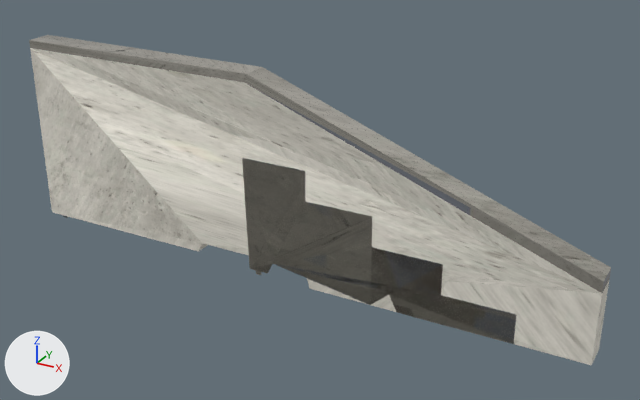
The glTF model public/katalog/modelle/railslide-98-38.gltf as it was, and as the next commit left it.
Before and after are seen from a 50 mm lens placed at (1.93, -3.2, 2.03), pointed at (0.15, 0.04, 0.41). Arrows for +X, +Y and +Z are at lower left; the lights stay in place. The first picture is the older version. Vertices at exactly the same position are counted once.

The scene before the commit, as lines of its bpy script (objects in view):
```python
me_sk0057_railslide__98_38_001 = bpy.data.meshes.new('SK0057_Railslide_-98-38.001')
me_sk0057_railslide__98_38_001.from_pydata(...)  # 151 vertices, 303 faces; spans x -1.45..1.45, y -0.06..0.06, z 0.0..0.98
# faces by material slot: [275, 28]
me_sk0057_railslide__98_38_001.materials.append(mat_beton_web_081)
me_sk0057_railslide__98_38_001.materials.append(mat_stahl_web_066)
ob_sk0057_railslide__98_38_001 = bpy.data.objects.new('SK0057_Railslide_-98-38.001', me_sk0057_railslide__98_38_001)
ob_sk0057_railslide__98_38_001.location = (0.0, 0.0, 0.0)
```
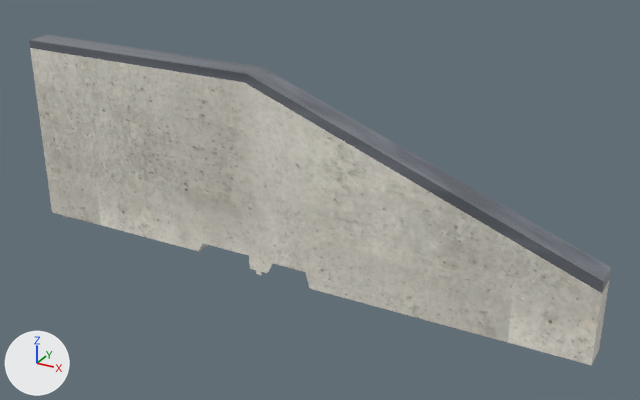
Boxes (x1, y1, x2, y2) around the edits, measured in the pictures (640 x 400 px):
part 1 of me_sk0057_railslide__98_38_001, cut back: (29, 35, 611, 364) in both
part 2 of me_sk0057_railslide__98_38_001, surface changed: (30, 48, 604, 365) in both

Patch to the scene script:
```diff
--- a/public/katalog/modelle/railslide-98-38.gltf.py
+++ b/public/katalog/modelle/railslide-98-38.gltf.py
@@ me_sk0057_railslide__98_38_001 @@
 # used by ob_sk0057_railslide__98_38_001; location = (0.0, 0.0, 0.0)
-me_sk0057_railslide__98_38_001.from_pydata(...)  # 151 vertices, 303 faces; spans x -1.45..1.45, y -0.06..0.06, z 0.0..0.98
+me_sk0057_railslide__98_38_001.from_pydata(...)  # 102 vertices, 81 faces; spans x -1.45..1.45, y -0.06..0.06, z 0.0..0.98
+# me_sk0057_railslide__98_38_001 part 1
+# 59 vertices are removed from x -1.45..1.45, y -0.06..0.06, z 0.0..0.98
+# 288 faces are deleted
+# 10 vertices are added at x -1.45..0.8, y -0.06..0.06, z 0.04..0.94
+# 45 new faces join them, mat_beton_web_081
+# 21 new faces join them, mat_stahl_web_066
+# me_sk0057_railslide__98_38_001 part 2: 13 kept faces spanning x -1.45..1.45, y -0.06..0.06, z 0.0..0.98 get new texture (UV) coordinates
 me_sk0057_railslide__98_38_001.materials.append(mat_beton_web_081)
```
